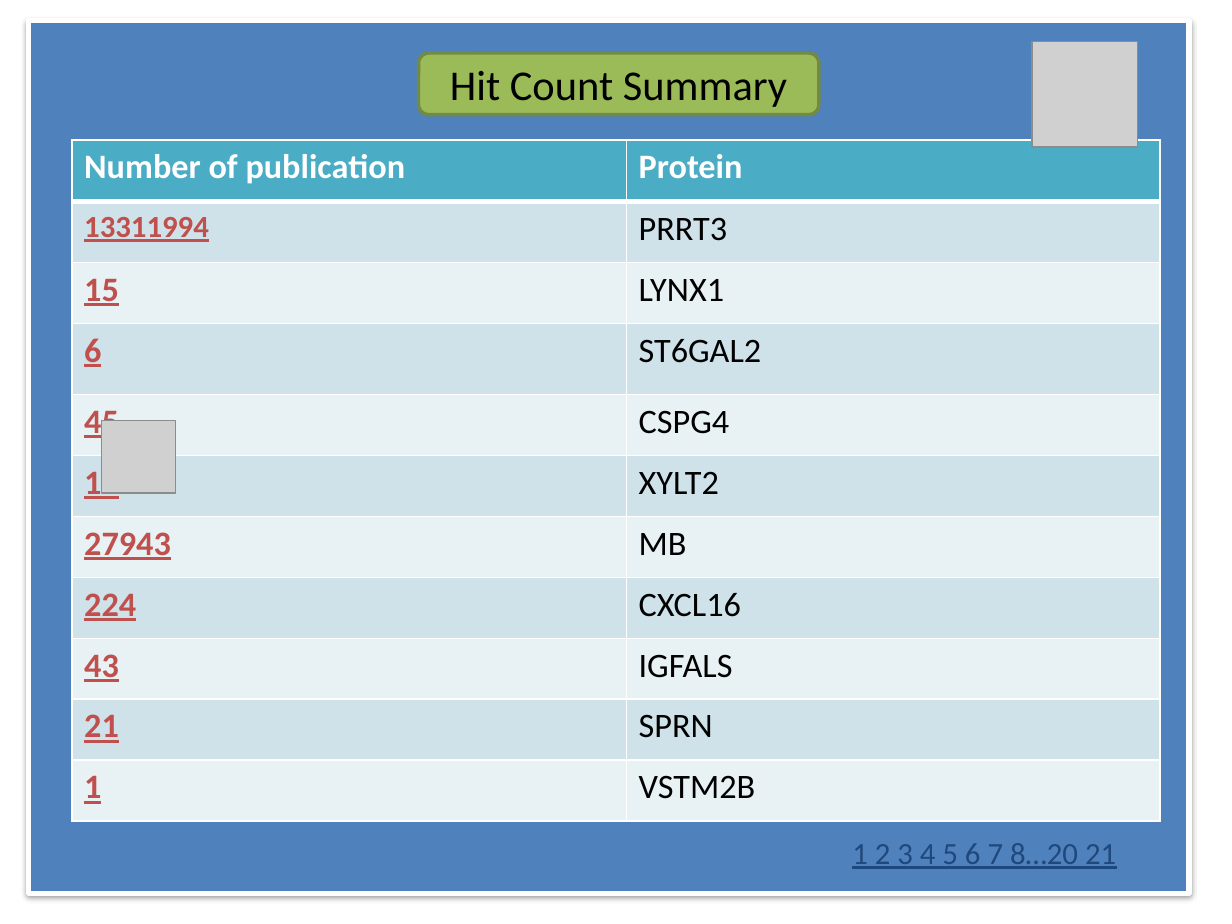
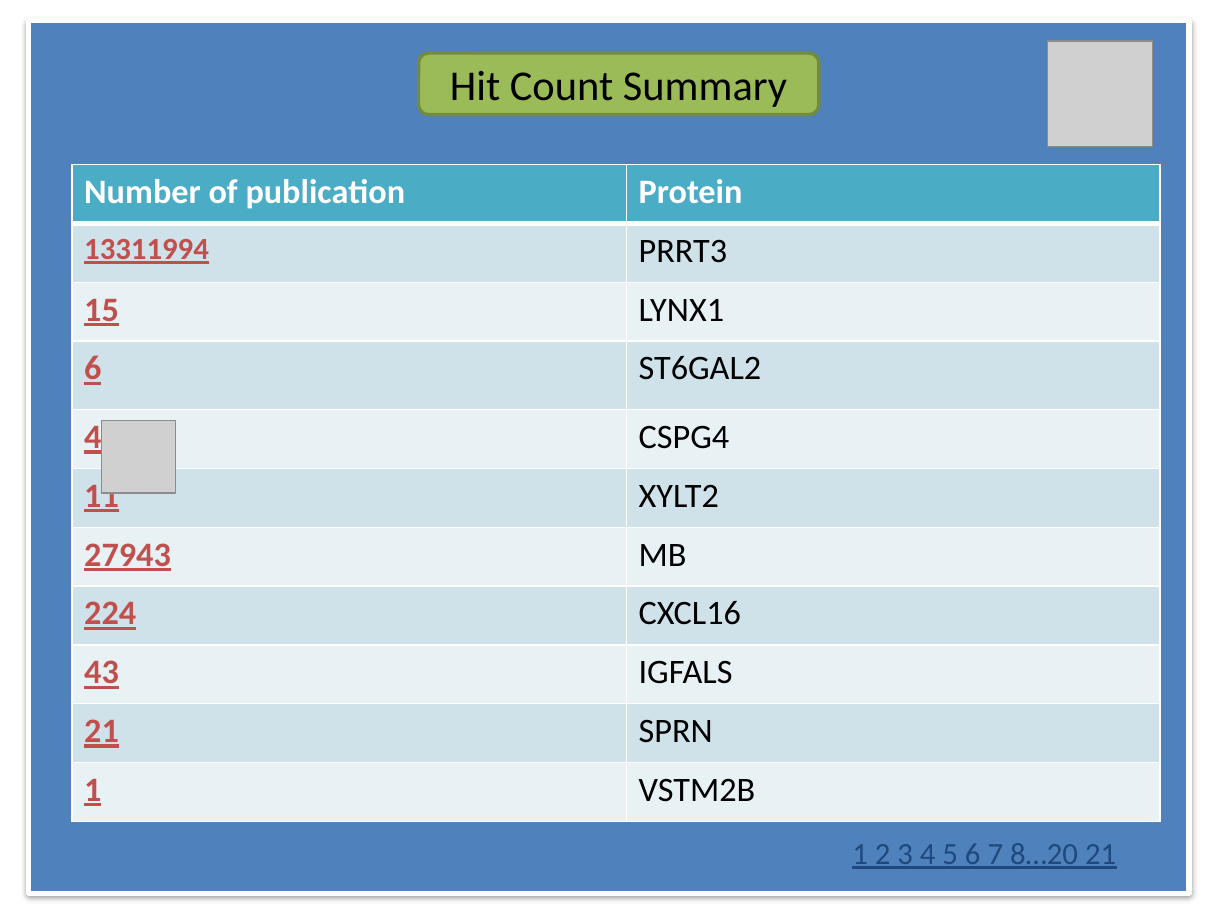
Before and after one commit to bluewood/HighThroughputDataRetrieval, a slide deck: slide 18 of Documents/GUI.pptx. Drawn at 1232x924 pixels with LibreOffice and Linux fonts; fonts in the diff are those of the drawing; grey boxes stand for pictures. Boxes give left, top, right and bottom in pixels: in the first picture for what was removed or moved away, otherwise in the second. Text is boxed around its words. In the diff, an @@ line names an element or a change of style, - is before the commit and + after.

```diff
--- a/Documents/GUI.pptx
+++ b/Documents/GUI.pptx
@@ picture: place and size @@
-picture at [1032, 42, 1138, 148]
+picture at [1047, 41, 1153, 147]
@@ table: place and size @@
-table at [71, 140, 1159, 822]
+table at [71, 164, 1159, 821]
```
Also in this commit, not shown: 3 other slides changed, 18 other files.
